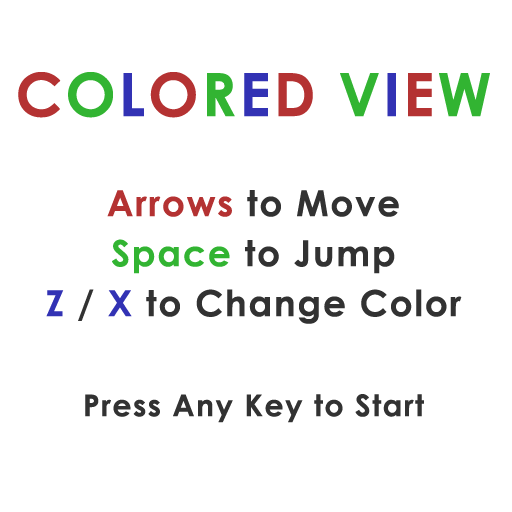
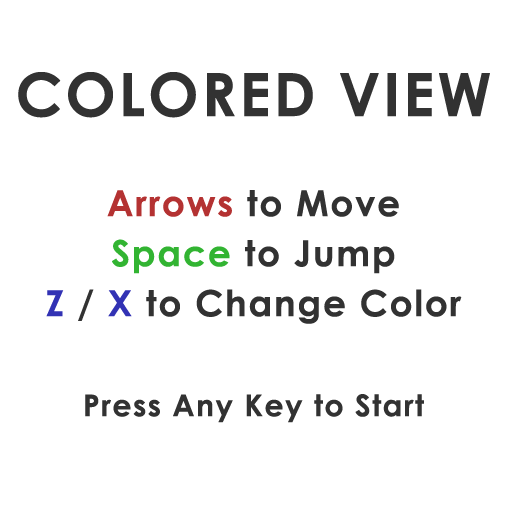
Comparing the layer stacks of the two 512×512 images. Changes:
painted on "COLORED VIEW Arrows to Move Space to Jump Z / X to Change Colo" over [18, 72, 490, 118]
